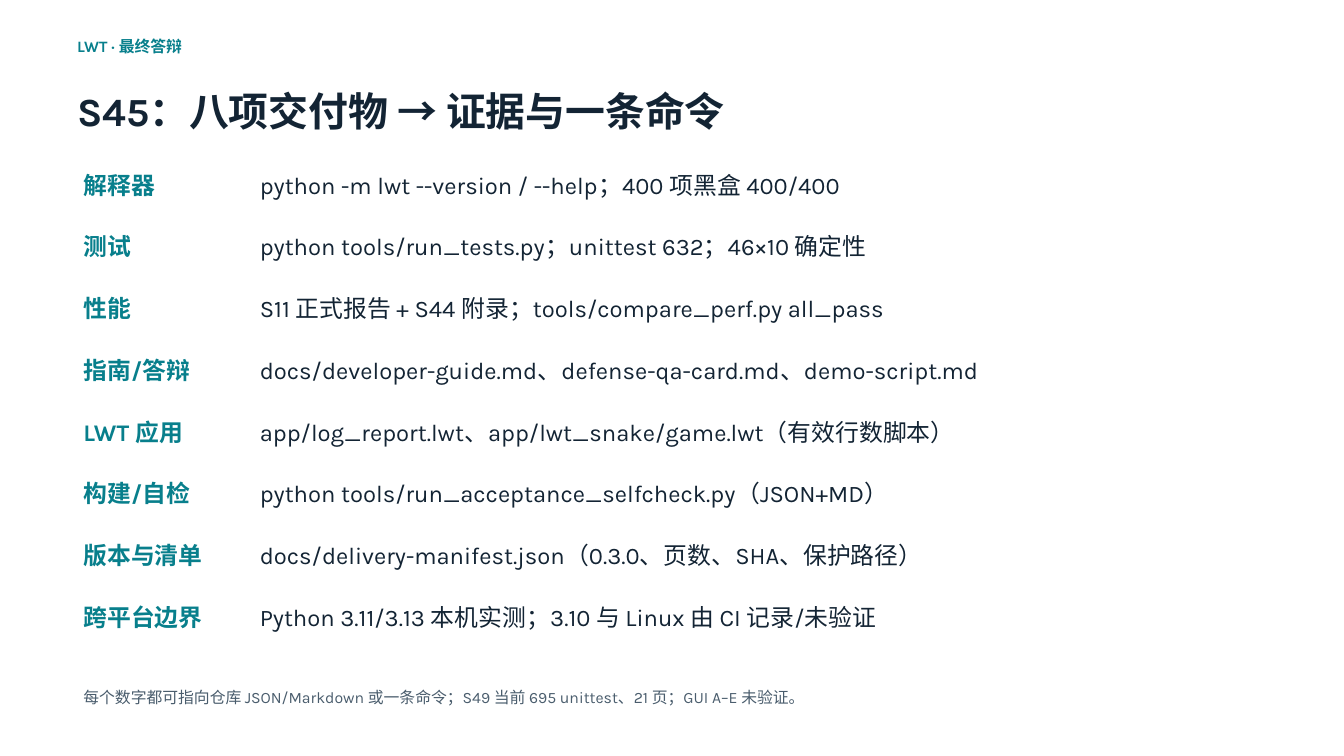
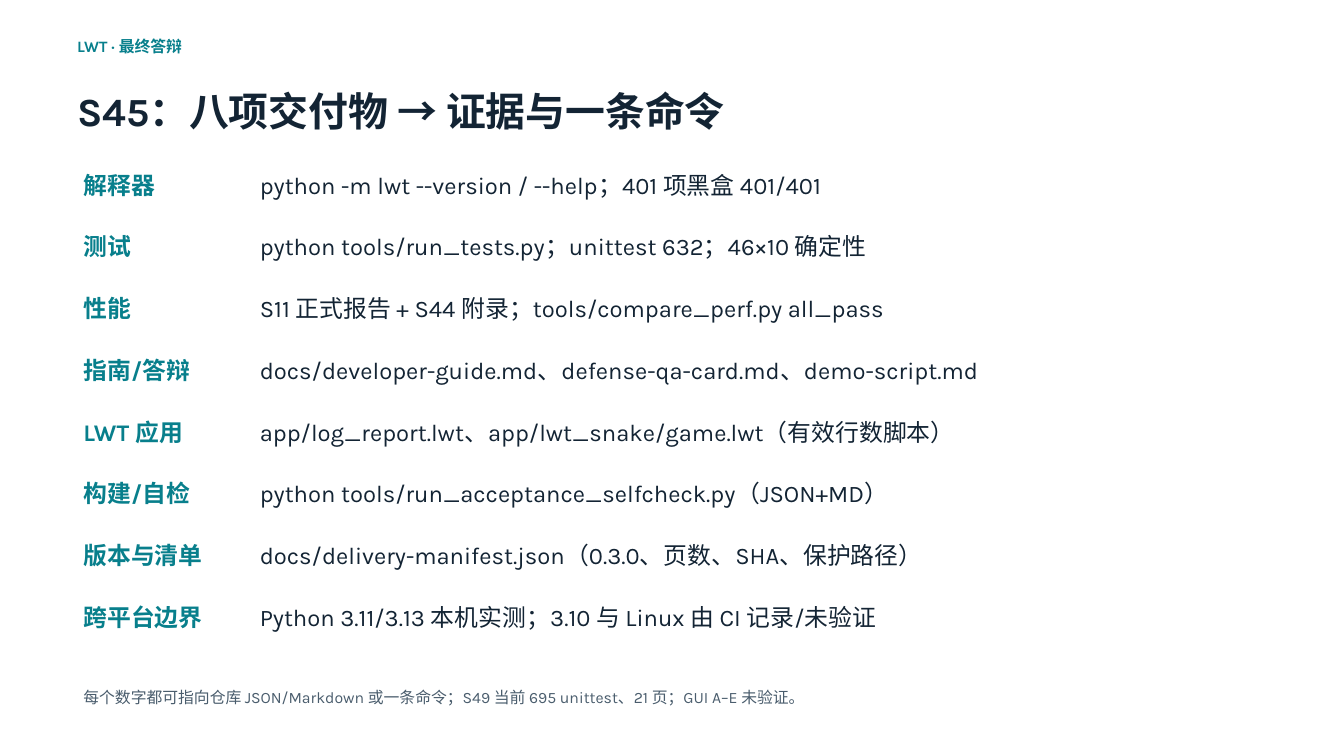
Before and after one commit to 05T1925/Interpreted-general-purpose-scripting-language-LWT, a slide deck: slide 18 of slides/LWT介绍.pptx. Drawn at 1344x756 pixels with LibreOffice and Linux fonts; fonts in the diff are those of the drawing. Boxes give left, top, right and bottom in pixels: in the first picture for what was removed or moved away, otherwise in the second. Text is boxed around its words. In the diff, an @@ line names an element or a change of style, - is before the commit and + after.

```diff
--- a/slides/LWT介绍.pptx
+++ b/slides/LWT介绍.pptx
@@ text at (x1=260, y1=174, x2=821, y2=200): text changed @@
-python -m lwt --version / --help；400 项黑盒 400/400
+python -m lwt --version / --help；401 项黑盒 401/401
```
Also in this commit, not shown: 4 other slides changed, 37 other files.
